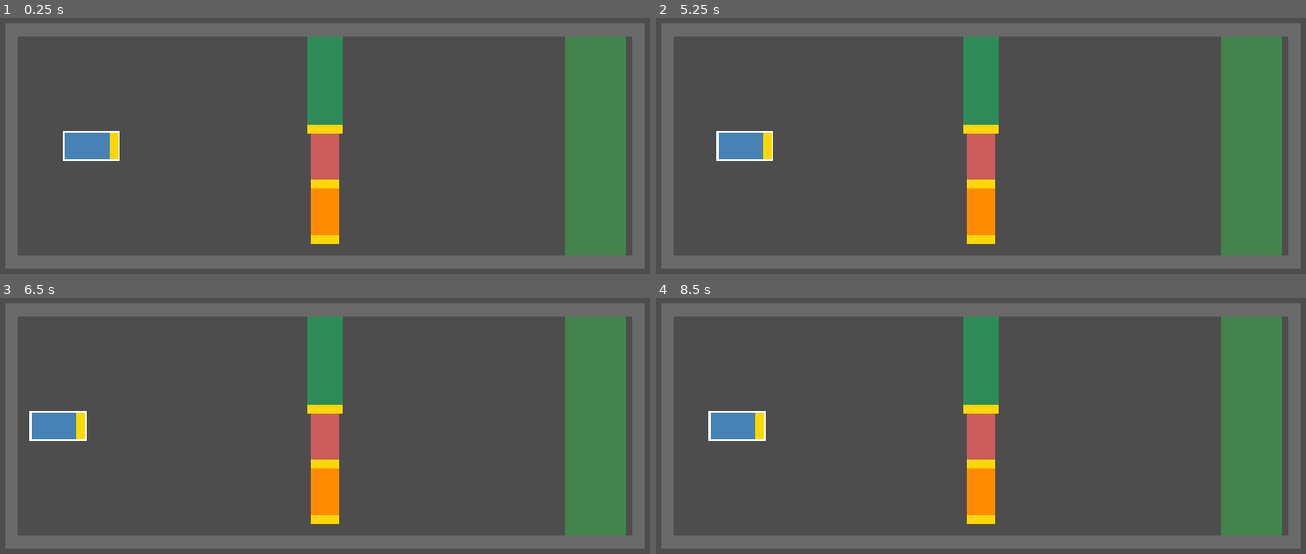
Above: before the commit, frames 1-4 (two rows, left to right).
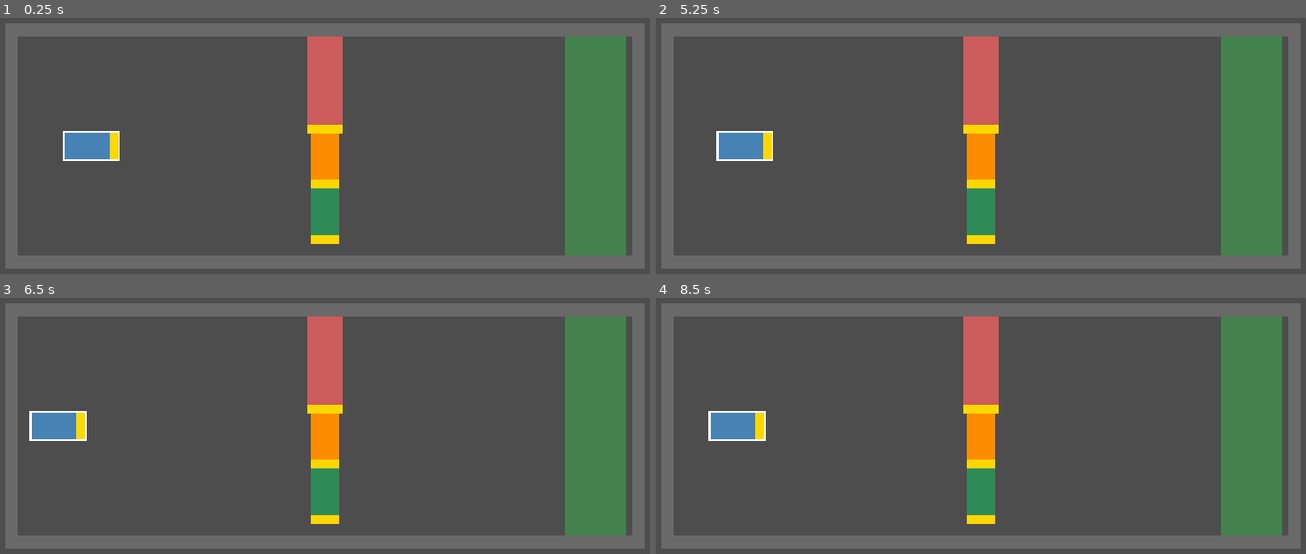
Above: after the commit, the same moments.

Repository: eshan014/carjam
Game: Godot game, scene res://main.tscn
Same seed, same stepped clock (60 frames per second), same inputs: the game is played once before the commit and once after it. The project has no main scene, so this scene is started directly.
Inputs (mouse positions are in pixels of both pictures, inside the frame that each line leads up to):
- Up to frame 1 (0.25 s): no input
- Up to frame 2 (5.25 s): tap Enter at 0.5, 2, 3.5 s; move the mouse to (1137, 125) at 0.52 s; hold D 0.53-1.25 s; hold Shift 0.53-1.25 s; click (1137, 125) at 0.67 s; tap Space at 1.25, 2.75, 4.25 s; drag from (838, 166) to (948, 225) at 1.27 s; move the mouse to (1052, 58) at 2.02 s; hold D 2.03-2.75 s; tap Ctrl at 2.1 s; drag from (948, 225) to (766, 87) at 2.77 s; move the mouse to (1195, 204) at 3.52 s; hold A 3.53-4.25 s; tap 1 at 3.6 s; drag from (766, 87) to (877, 46) at 4.27 s; move the mouse to (1013, 146) at 5.02 s; hold S from 5.03 s (still down); tap Alt at 5.1 s; click (1013, 146) at 5.17 s
- Up to frame 3 (6.5 s): release S at 5.75 s; drag from (221, 326) to (182, 446) at 5.77 s
- Up to frame 4 (8.5 s): move the mouse to (1137, 405) at 6.52 s; hold W 6.53-7.25 s; hold R 6.53-7.25 s; drag from (838, 446) to (948, 505) at 7.27 s; move the mouse to (1052, 338) at 8.02 s; hold S from 8.03 s (still down); hold Shift from 8.03 s (still down)

The runs differ from the first frame. In frame 1, 3.5% of the frame differs, in the area x 47-53%, y 7-85%; in frame 2, 3.5%; in frame 3, 3.5%; in frame 4, 3.5%.

Commit message:
feat(core): add JSONlevel loader and level_01

Diff:
--- /dev/null
+++ b/levels/level_01.json
@@ -0,0 +1,12 @@
+{
+	"name": "First Gap",
+	"arena": { "center": [576, 324], "half": [500, 180] },
+	"goal": { "center": [1016, 324], "half": [50, 180] },
+	"walls": [],
+	"cars": [
+		{ "type": "compact", "position": [196, 324], "heading": 0, "primary": true },
+		{ "type": "truck", "position": [576, 224], "heading": 90 },
+		{ "type": "compact", "position": [576, 349], "heading": 90 },
+		{ "type": "compact", "position": [576, 439], "heading": 90 }
+	]
+}
--- a/src/core/car_params.gd
+++ b/src/core/car_params.gd
@@ -52,3 +52,12 @@
 
 func parking_drag() -> float:
 	return park_brake_force / mass
+
+
+static func by_name(type_name: String) -> CarParams:
+	match type_name:
+		"compact":
+			return compact()
+		"truck":
+			return truck()
+	return null
--- /dev/null
+++ b/src/core/level_load_result.gd
@@ -0,0 +1,18 @@
+class_name LevelLoadResult
+extends RefCounted
+## Either a ready world, or a message saying what is wrong with the level file.
+
+var world: SimWorld = null
+var error: String = ""
+
+
+static func ok(value: SimWorld) -> LevelLoadResult:
+	var result := LevelLoadResult.new()
+	result.world = value
+	return result
+
+
+static func fail(message: String) -> LevelLoadResult:
+	var result := LevelLoadResult.new()
+	result.error = message
+	return result
--- /dev/null
+++ b/src/core/level_loader.gd
@@ -0,0 +1,117 @@
+class_name LevelLoader
+extends RefCounted
+## Builds a SimWorld from level data. Units are pixels, angles are degrees.
+## The arena box generates the four outer walls; "walls" adds extra obstacles.
+
+const WALL_THICKNESS := 20.0
+
+
+static func from_file(path: String) -> LevelLoadResult:
+	if not FileAccess.file_exists(path):
+		return LevelLoadResult.fail("File not found: " + path)
+	return from_json(FileAccess.get_file_as_string(path))
+
+
+static func from_json(text: String) -> LevelLoadResult:
+	var json := JSON.new()
+	if json.parse(text) != OK:
+		return LevelLoadResult.fail("Invalid JSON: " + json.get_error_message())
+	if typeof(json.data) != TYPE_DICTIONARY:
+		return LevelLoadResult.fail("Level must be a JSON object")
+	return from_dictionary(json.data)
+
+
+static func from_dictionary(data: Dictionary) -> LevelLoadResult:
+	var arena := _box(data.get("arena"))
+	if arena == null:
+		return LevelLoadResult.fail("'arena' needs 'center' and 'half' as [x, y]")
+	var goal := _box(data.get("goal"))
+	if goal == null:
+		return LevelLoadResult.fail("'goal' needs 'center' and 'half' as [x, y]")
+
+	var world := SimWorld.new()
+	world.goal = goal
+	_add_arena_walls(world, arena)
+
+	var extra_walls: Variant = data.get("walls", [])
+	if typeof(extra_walls) != TYPE_ARRAY:
+		return LevelLoadResult.fail("'walls' must be a list")
+	for index in range(extra_walls.size()):
+		var wall := _box(extra_walls[index])
+		if wall == null:
+			return LevelLoadResult.fail("Wall %d needs 'center' and 'half' as [x, y]" % index)
+		world.add_wall(wall)
+
+	var cars: Variant = data.get("cars", [])
+	if typeof(cars) != TYPE_ARRAY:
+		return LevelLoadResult.fail("'cars' must be a list")
+	for index in range(cars.size()):
+		var problem := _add_car(world, cars[index], index)
+		if problem != "":
+			return LevelLoadResult.fail(problem)
+
+	if world.primary == null:
+		return LevelLoadResult.fail('One car needs "primary": true')
+	return LevelLoadResult.ok(world)
+
+
+static func _add_car(world: SimWorld, entry: Variant, index: int) -> String:
+	if typeof(entry) != TYPE_DICTIONARY:
+		return "Car %d must be an object" % index
+	var params := CarParams.by_name(str(entry.get("type", "")))
+	if params == null:
+		return "Car %d has unknown type (use compact or truck)" % index
+	var start: Variant = _vec(entry.get("position"))
+	if start == null:
+		return "Car %d needs 'position' as [x, y]" % index
+	var degrees: Variant = entry.get("heading", 0.0)
+	if not _is_number(degrees):
+		return "Car %d 'heading' must be a number (degrees)" % index
+
+	var car := SimCar.make(start, deg_to_rad(float(degrees)), params)
+	world.add_car(car)
+	if entry.get("primary", false) == true:
+		if world.primary != null:
+			return "Only one car can be primary"
+		world.primary = car
+	return ""
+
+
+static func _add_arena_walls(world: SimWorld, arena: OrientedBox) -> void:
+	var inner := arena.half_size
+	var half_thick := WALL_THICKNESS / 2.0
+	var wide := Vector2(inner.x + WALL_THICKNESS, half_thick)
+	var tall := Vector2(half_thick, inner.y + WALL_THICKNESS)
+	var edge_x := inner.x + half_thick
+	var edge_y := inner.y + half_thick
+	world.add_wall(OrientedBox.make(arena.center + Vector2(0, -edge_y), 0.0, wide))
+	world.add_wall(OrientedBox.make(arena.center + Vector2(0, edge_y), 0.0, wide))
+	world.add_wall(OrientedBox.make(arena.center + Vector2(-edge_x, 0), 0.0, tall))
+	world.add_wall(OrientedBox.make(arena.center + Vector2(edge_x, 0), 0.0, tall))
+
+
+## Returns null when the entry is not a valid box description.
+static func _box(entry: Variant) -> OrientedBox:
+	if typeof(entry) != TYPE_DICTIONARY:
+		return null
+	var center: Variant = _vec(entry.get("center"))
+	var half: Variant = _vec(entry.get("half"))
+	if center == null or half == null:
+		return null
+	var degrees: Variant = entry.get("angle", 0.0)
+	if not _is_number(degrees):
+		return null
+	return OrientedBox.make(center, deg_to_rad(float(degrees)), half)
+
+
+## Returns null unless the value is a list of exactly two numbers.
+static func _vec(value: Variant) -> Variant:
+	if typeof(value) != TYPE_ARRAY or value.size() != 2:
+		return null
+	if not _is_number(value[0]) or not _is_number(value[1]):
+		return null
+	return Vector2(float(value[0]), float(value[1]))
+
+
+static func _is_number(value: Variant) -> bool:
+	return typeof(value) == TYPE_FLOAT or typeof(value) == TYPE_INT
--- a/src/game/main.gd
+++ b/src/game/main.gd
@@ -1,17 +1,15 @@
 extends Node2D
-## Prototype puzzle. W/A/S/D or arrows drive, 1-4 pick the car, R resets.
-## Get the blue car into the green zone.
+## Prototype player. W/A/S/D or arrows drive, 1-9 pick the car, R reloads the level.
+## Get the blue (primary) car into the green zone.
 
-const ARENA_CENTER := Vector2(576, 324)
-const ARENA_HALF := Vector2(500, 180)
-const WALL_THICKNESS := 20.0
-const CAR_COLORS: Array[Color] = [
-	Color.STEEL_BLUE, Color.SEA_GREEN, Color.INDIAN_RED, Color.DARK_ORANGE
-]
+const LEVEL_PATH := "res://levels/level_01.json"
+const PRIMARY_COLOR := Color.STEEL_BLUE
+const OTHER_COLORS: Array[Color] = [Color.SEA_GREEN, Color.INDIAN_RED, Color.DARK_ORANGE]
 const GOAL_COLOR := Color(0.2, 0.9, 0.3, 0.35)
 
-var _world: SimWorld
-var _driven: SimCar
+var _world: SimWorld = null
+var _driven: SimCar = null
+var _error := ""
 
 
 func _ready() -> void:
@@ -21,7 +19,9 @@
 func _physics_process(delta: float) -> void:
 	if Input.is_physical_key_pressed(KEY_R):
 		_reset()
-	for number in range(_world.cars.size()):
+	if _world == null:
+		return
+	for number in range(mini(_world.cars.size(), 9)):
 		if Input.is_physical_key_pressed((KEY_1 + number) as Key):
 			_driven = _world.cars[number]
 
@@ -36,12 +36,19 @@
 
 
 func _draw() -> void:
+	if _world == null:
+		draw_set_transform(Vector2.ZERO, 0.0)
+		_draw_text(_error, Color.TOMATO)
+		return
 	_draw_box(_world.goal, GOAL_COLOR)
 	for wall in _world.walls:
 		_draw_box(wall, Color.DIM_GRAY)
 	for i in range(_world.cars.size()):
 		var car := _world.cars[i]
-		_draw_box(car.box(), CAR_COLORS[i])
+		var color := (
+			PRIMARY_COLOR if car == _world.primary else OTHER_COLORS[i % OTHER_COLORS.size()]
+		)
+		_draw_box(car.box(), color)
 		var half := car.box().half_size
 		# Yellow block marks the front of the car.
 		draw_rect(Rect2(Vector2(half.x - 15.0, -half.y), Vector2(15.0, half.y * 2.0)), Color.GOLD)
@@ -49,15 +56,7 @@
 			draw_rect(Rect2(-half, half * 2.0), Color.WHITE, false, 3.0)
 	if _world.is_won():
 		draw_set_transform(Vector2.ZERO, 0.0)
-		draw_string(
-			ThemeDB.fallback_font,
-			Vector2(40.0, 50.0),
-			"SOLVED! Press R to reset",
-			HORIZONTAL_ALIGNMENT_LEFT,
-			-1.0,
-			32,
-			Color.WHITE
-		)
+		_draw_text("SOLVED! Press R to reset", Color.WHITE)
 
 
 func _draw_box(box: OrientedBox, color: Color) -> void:
@@ -65,26 +64,18 @@
 	draw_rect(Rect2(-box.half_size, box.half_size * 2.0), color)
 
 
+func _draw_text(text: String, color: Color) -> void:
+	draw_string(
+		ThemeDB.fallback_font, Vector2(40.0, 50.0), text, HORIZONTAL_ALIGNMENT_LEFT, -1.0, 32, color
+	)
+
+
 func _reset() -> void:
-	_world = SimWorld.new()
-	var half_thick := WALL_THICKNESS / 2.0
-	var wide := Vector2(ARENA_HALF.x + WALL_THICKNESS, half_thick)
-	var tall := Vector2(half_thick, ARENA_HALF.y + WALL_THICKNESS)
-	var edge_x := ARENA_HALF.x + half_thick
-	var edge_y := ARENA_HALF.y + half_thick
-	_world.add_wall(OrientedBox.make(ARENA_CENTER + Vector2(0, -edge_y), 0.0, wide))
-	_world.add_wall(OrientedBox.make(ARENA_CENTER + Vector2(0, edge_y), 0.0, wide))
-	_world.add_wall(OrientedBox.make(ARENA_CENTER + Vector2(-edge_x, 0), 0.0, tall))
-	_world.add_wall(OrientedBox.make(ARENA_CENTER + Vector2(edge_x, 0), 0.0, tall))
-
-	var primary := SimCar.make(ARENA_CENTER + Vector2(-380, 0), 0.0, CarParams.compact())
-	_world.add_car(primary)
-	_world.primary = primary
-	_world.add_car(SimCar.make(ARENA_CENTER + Vector2(0, -100), PI / 2.0, CarParams.truck()))
-	_world.add_car(SimCar.make(ARENA_CENTER + Vector2(0, 25), PI / 2.0, CarParams.compact()))
-	_world.add_car(SimCar.make(ARENA_CENTER + Vector2(0, 115), PI / 2.0, CarParams.compact()))
-	_world.goal = OrientedBox.make(ARENA_CENTER + Vector2(440, 0), 0.0, Vector2(50, ARENA_HALF.y))
-	_driven = primary
+	var result := LevelLoader.from_file(LEVEL_PATH)
+	_world = result.world
+	_error = result.error
+	_driven = null if _world == null else _world.primary
+	queue_redraw()
 
 
 func _axis(negative: Key, positive: Key) -> float:
--- /dev/null
+++ b/tests/unit/test_level_loader.gd
@@ -0,0 +1,105 @@
+extends GutTest
+
+
+func _valid_level() -> Dictionary:
+	return {
+		"arena": {"center": [0, 0], "half": [500, 200]},
+		"goal": {"center": [450, 0], "half": [50, 200]},
+		"walls": [{"center": [0, 0], "half": [10, 10], "angle": 45}],
+		"cars":
+		[
+			{"type": "compact", "position": [-300, 0], "heading": 0, "primary": true},
+			{"type": "truck", "position": [0, 100], "heading": 90},
+		],
+	}
+
+
+func test_valid_level_builds_world() -> void:
+	var result := LevelLoader.from_dictionary(_valid_level())
+	assert_eq(result.error, "")
+	assert_not_null(result.world)
+	assert_eq(result.world.cars.size(), 2)
+	assert_eq(result.world.walls.size(), 5)
+	assert_eq(result.world.primary, result.world.cars[0])
+	assert_not_null(result.world.goal)
+
+
+func test_heading_is_read_in_degrees() -> void:
+	var result := LevelLoader.from_dictionary(_valid_level())
+	assert_almost_eq(result.world.cars[1].state.heading, PI / 2.0, 0.0001)
+
+
+func test_car_type_sets_params() -> void:
+	var result := LevelLoader.from_dictionary(_valid_level())
+	assert_eq(result.world.cars[0].params.mass, 1000.0)
+	assert_eq(result.world.cars[1].params.mass, 3000.0)
+
+
+func test_missing_arena_is_an_error() -> void:
+	var data := _valid_level()
+	data.erase("arena")
+	var result := LevelLoader.from_dictionary(data)
+	assert_null(result.world)
+	assert_string_contains(result.error, "arena")
+
+
+func test_missing_goal_is_an_error() -> void:
+	var data := _valid_level()
+	data.erase("goal")
+	var result := LevelLoader.from_dictionary(data)
+	assert_null(result.world)
+	assert_string_contains(result.error, "goal")
+
+
+func test_unknown_car_type_is_an_error() -> void:
+	var data := _valid_level()
+	data["cars"][1]["type"] = "bus"
+	var result := LevelLoader.from_dictionary(data)
+	assert_null(result.world)
+	assert_string_contains(result.error, "unknown type")
+
+
+func test_no_primary_car_is_an_error() -> void:
+	var data := _valid_level()
+	data["cars"][0]["primary"] = false
+	var result := LevelLoader.from_dictionary(data)
+	assert_null(result.world)
+	assert_string_contains(result.error, "primary")
+
+
+func test_two_primary_cars_is_an_error() -> void:
+	var data := _valid_level()
+	data["cars"][1]["primary"] = true
+	var result := LevelLoader.from_dictionary(data)
+	assert_null(result.world)
+	assert_string_contains(result.error, "primary")
+
+
+func test_bad_car_position_names_the_car() -> void:
+	var data := _valid_level()
+	data["cars"][0]["position"] = [1, 2, 3]
+	var result := LevelLoader.from_dictionary(data)
+	assert_null(result.world)
+	assert_string_contains(result.error, "Car 0")
+
+
+func test_invalid_json_is_an_error() -> void:
+	var result := LevelLoader.from_json("{not json")
+	assert_null(result.world)
+	assert_string_contains(result.error, "JSON")
+
+
+func test_json_that_is_not_an_object_is_an_error() -> void:
+	var result := LevelLoader.from_json("[1, 2]")
+	assert_null(result.world)
+	assert_string_contains(result.error, "object")
+
+
+func test_every_shipped_level_loads() -> void:
+	var checked := 0
+	for file_name in DirAccess.get_files_at("res://levels"):
+		if file_name.ends_with(".json"):
+			var result := LevelLoader.from_file("res://levels/" + file_name)
+			assert_eq(result.error, "", file_name)
+			checked += 1
+	assert_gt(checked, 0)
Not shown, added: src/core/level_load_result.gd.uid
Not shown, added: src/core/level_loader.gd.uid
Not shown, added: tests/unit/test_level_loader.gd.uid
